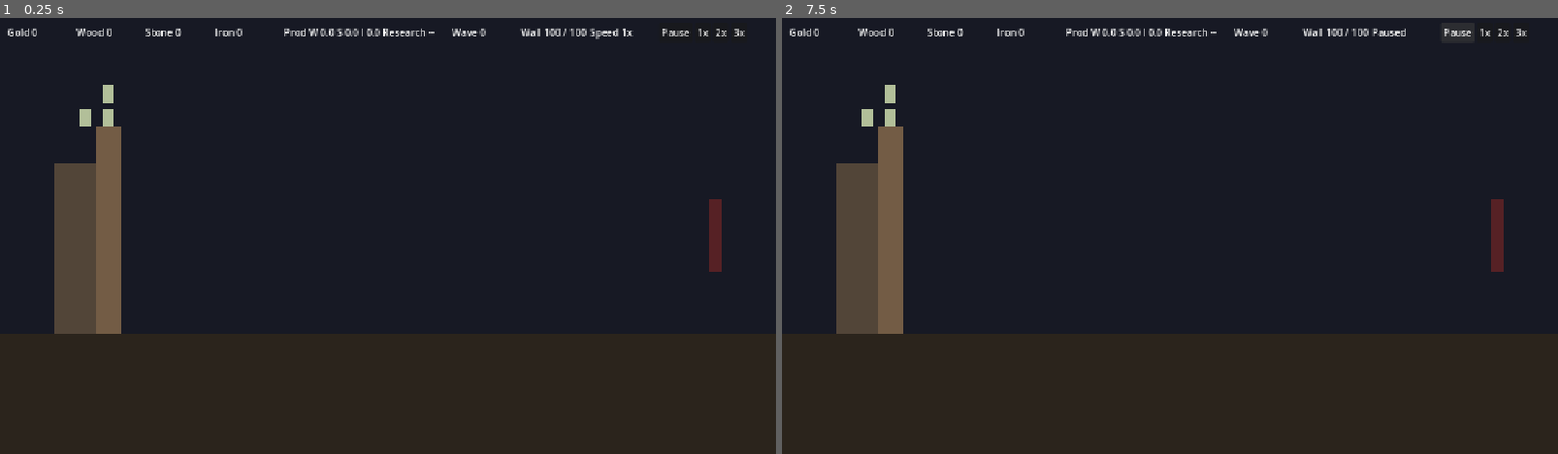
Above: before the commit, frames 1-2 (left to right).
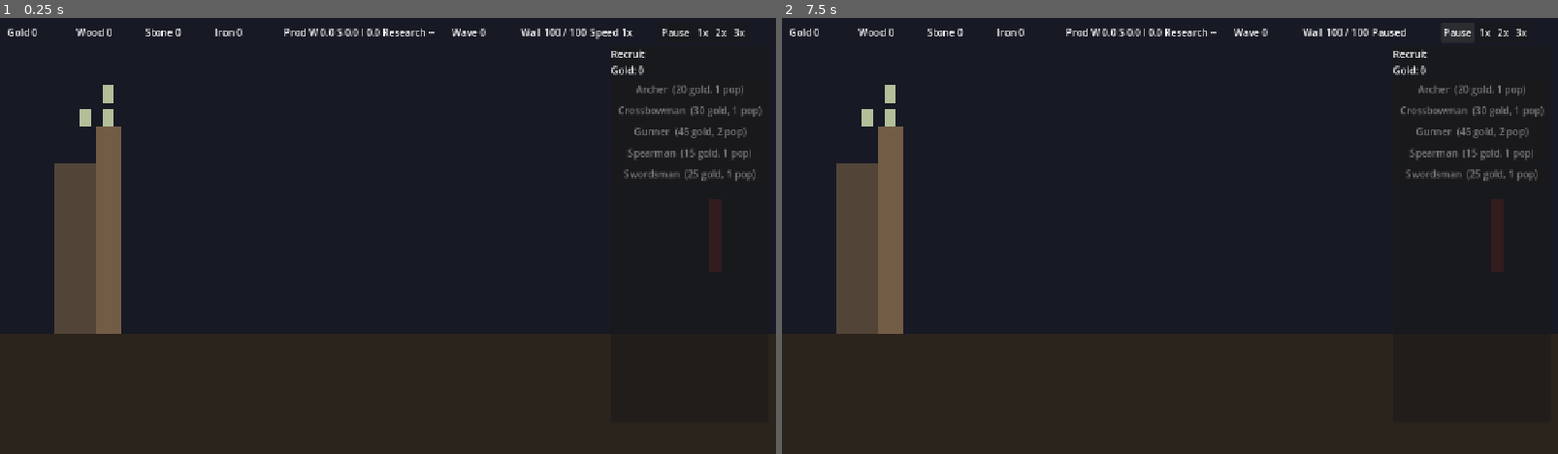
Above: after the commit, the same moments.

Repository: root-Shubh/the-last-wall
Game: Godot game, scene res://scenes/battlefield.tscn
Two runs of this game, one before a commit and one after it. Both use one fixed random seed, a clock stepped at 60 frames per second and the inputs below. This scene is started directly instead of the project's main scene.
Inputs:
- Up to frame 1 (0.25 s): no input
- Up to frame 2 (7.5 s): click "1x" at 0.5 s; click "2x" at 1.25 s; click "3x" at 2 s; click "1x" at 2.75 s; click "2x" at 3.5 s; click "3x" at 4.25 s; click "1x" at 5 s; click "2x" at 5.75 s; click "3x" at 6.5 s; click "Pause" at 7.25 s

The runs differ from the first frame. In frame 1, 1.1% of the frame differs, in the area x 78-99%, y 7-59%; in frame 2, 1.1%.

Commit message:
SVTLW-100 #comment wire M2 construction, production, effects and generator into the battlefield
Co-Authored-By: Claude Haiku 5.5 <noreply@anthropic.com>

Diff:
--- a/game/scripts/battlefield.gd
+++ b/game/scripts/battlefield.gd
@@ -20,8 +20,22 @@
 var hud: TopBar
 var settings: SettingsStore
 var damage_numbers: DamageNumbers
+var constructions: ConstructionManager
+var production: ProductionManager
+var effects: EffectPool
+var context_panel: ContextPanel
+## Fixed build slots on the fortress, indexed by slot number (SVTLW-100).
+const SLOT_POSITIONS: Array[Vector2] = [Vector2(130.0, 170.0), Vector2(130.0, 540.0), Vector2(60.0, 360.0), Vector2(60.0, 250.0)]
+## Gold per upgrade level: upgrading from level n costs UPGRADE_GOLD_PER_LEVEL * n.
+const UPGRADE_GOLD_PER_LEVEL: int = 25
+## Radius of the explosion raised by a defence structure's shot.
+const EXPLOSION_RADIUS: float = 40.0
+## Built defence structures by building id. A building can only be built once.
+var _defences: Dictionary = {}
 ## Number of screen shakes started, for tests.
 var shake_count: int = 0
+var _shake_strength: float = 0.0
+var _shake_tick: int = 0
 var _built: bool = false
 
 
@@ -54,17 +68,74 @@
 	hud = TopBar.new()
 	add_child(hud)
 	hud.bind(game_state, clock, waves, wall)
+	hud.bind_production(production)
+	context_panel.select_recruitment()
 
 
 ## Shakes the battlefield briefly. Does nothing when screen shake is turned off (SVTLW-37).
+## The offset decays over ticks in _on_tick, through ScreenShake.shake_offset (SVTLW-100).
 func shake(strength: float) -> void:
 	ensure_ready()
 	if not settings.screen_shake_enabled:
 		return
 	shake_count += 1
-	var tween: Tween = create_tween()
-	tween.tween_property(self, "position", Vector2(strength, -strength * 0.5), 0.05)
-	tween.tween_property(self, "position", Vector2.ZERO, 0.1)
+	_shake_strength = strength
+	_shake_tick = 0
+
+
+func _update_shake() -> void:
+	if _shake_strength <= 0.0:
+		return
+	position = ScreenShake.shake_offset(_shake_strength, _shake_tick, settings.screen_shake_enabled)
+	_shake_tick += 1
+	if _shake_tick >= ScreenShake.DECAY_TICKS:
+		_shake_strength = 0.0
+		position = Vector2.ZERO
+
+
+## Starts a build on a fixed slot. Returns false and spends nothing when it is refused (SVTLW-100).
+func build(building_id: String, slot: int) -> bool:
+	ensure_ready()
+	if slot < 0 or slot >= SLOT_POSITIONS.size():
+		return false
+	return constructions.start_construction(building_id, slot)
+
+
+## First fixed slot with nothing built or building on it. -1 when every slot is taken.
+func free_slot() -> int:
+	ensure_ready()
+	for slot: int in range(SLOT_POSITIONS.size()):
+		if constructions.is_slot_free(slot):
+			return slot
+	return -1
+
+
+## Buys one level for a built defence structure or a registered production building (SVTLW-100).
+## Refuses with no spend when the building is at max level or not built.
+func upgrade_building(building_id: String) -> bool:
+	ensure_ready()
+	var structure: DefenceStructure = _defences.get(building_id, null)
+	var level: int = 0
+	var max_level: int = 0
+	if structure != null:
+		level = structure.level
+		max_level = structure.max_level
+	elif production.is_registered(building_id):
+		level = production.level_of(building_id)
+		max_level = maxi(production.definition(building_id).max_level, 1)
+	else:
+		return false
+	if level >= max_level:
+		return false
+	var cost: int = UPGRADE_GOLD_PER_LEVEL * level
+	if not game_state.spend_gold(cost):
+		return false
+	var done: bool = structure.upgrade() if structure != null else production.upgrade(building_id)
+	if not done:
+		game_state.refund_gold(cost)
+		return false
+	_sound("upgrade")
+	return true
 
 
 ## Starts the next wave from the catalog. Returns false if one is already running.
@@ -89,17 +160,38 @@
 	waves = WaveManager.new()
 	waves.catalog = load("res://resources/waves/m1_catalog.tres")
 	add_child(waves)
+
+	waves.generator = WaveGenerator.new()
+	waves.generator.stage_table = load("res://resources/waves/wave_stages.tres")
 
 	enemies = EnemyManager.new()
 	enemies.definitions = [
 		load("res://resources/enemies/undead_infantry.tres"),
 		load("res://resources/enemies/runner.tres"),
 		load("res://resources/enemies/armoured_brute.tres"),
+		load("res://resources/enemies/climber.tres"),
+		load("res://resources/enemies/shield_bearer.tres"),
 	]
 	add_child(enemies)
 
 	projectiles = ProjectilePool.new()
 	add_child(projectiles)
+
+	effects = EffectPool.new()
+	add_child(effects)
+
+	var building_defs: Array[BuildingDefinition] = []
+	for id: String in ["tower", "archer_platform", "lumber_mill", "quarry", "iron_mine"]:
+		building_defs.append(load("res://resources/buildings/%s.tres" % id))
+	constructions = ConstructionManager.new()
+	constructions.definitions = building_defs
+	constructions.state = game_state
+	add_child(constructions)
+
+	production = ProductionManager.new()
+	production.definitions = building_defs
+	production.state = game_state
+	add_child(production)
 
 	units = UnitManager.new()
 	units.unit_definitions = [
@@ -132,6 +224,10 @@
 	upgrades.state = game_state
 	add_child(upgrades)
 
+	context_panel = ContextPanel.new()
+	add_child(context_panel)
+	context_panel.bind(units, game_state, constructions)
+
 
 ## Base wall health before upgrades (SVTLW-39).
 const BASE_WALL_MAX_HEALTH: int = 100
@@ -162,6 +258,14 @@
 		wall.attack(damage)
 		_sound("wall_impact")
 		shake(clampf(damage, 1.0, 6.0)))
+	# Climbers ignore wall armour (SVTLW-57), so their damage goes straight through.
+	enemies.wall_attacked_unarmoured.connect(func(damage: float) -> void:
+		wall.attack_unarmoured(damage)
+		_sound("wall_impact")
+		shake(clampf(damage, 1.0, 6.0)))
+	constructions.construction_completed.connect(_on_construction_completed)
+	projectiles.explosion_requested.connect(func(at: Vector2) -> void:
+		effects.spawn_explosion(effects.to_local(at), EXPLOSION_RADIUS))
 	waves.wave_started.connect(func(_n: int) -> void: _sound("wave_start"))
 	waves.wave_completed.connect(func(_n: int) -> void: _sound("wave_end"))
 	rewards.reward_granted.connect(func(_a: int, _r: String) -> void: _sound("reward"))
@@ -181,6 +285,12 @@
 	units.on_tick(tick_index, enemies.enemies)
 	projectiles.on_tick(tick_index)
 	wall.on_tick(tick_index)
+	constructions.on_tick(tick_index)
+	production.on_tick(tick_index)
+	for structure: DefenceStructure in _defences.values():
+		structure.on_tick(tick_index, enemies.enemies)
+	effects.on_tick(tick_index)
+	_update_shake()
 	# Autosave runs after every system has finished this tick, never in the middle of one (SVTLW-45).
 	if _autosave_pending:
 		_autosave_pending = false
@@ -189,6 +299,23 @@
 
 func _on_wave_completed(_wave_number: int) -> void:
 	_autosave_pending = true
+
+
+## A finished tower or archer platform gets a DefenceStructure on its slot. A production building is registered (SVTLW-100).
+func _on_construction_completed(building_id: String, slot: int) -> void:
+	var data: BuildingDefinition = constructions.definition(building_id)
+	if data.attack_damage > 0.0:
+		var structure: DefenceStructure = DefenceStructure.new()
+		structure.setup(data, slot, SLOT_POSITIONS[slot])
+		structure.fire_requested.connect(_on_defence_fire)
+		add_child(structure)
+		_defences[building_id] = structure
+	production.register(building_id)
+
+
+func _on_defence_fire(origin: Vector2, target: Enemy, damage: float) -> void:
+	projectiles.fire(origin, target, damage, true)
+	_sound("shot")
 
 
 ## Save and load (SVTLW-44, SVTLW-45). Game state is saved by SaveManager. The battlefield adds
@@ -238,6 +365,7 @@
 	for entry: Variant in saved.get("archers", []):
 		if typeof(entry) == TYPE_ARRAY and entry.size() == 2:
 			units.restore_unit("archer", Vector2(float(entry[0]), float(entry[1])))
+	production.load_from_state()
 	return true
 
 
@@ -255,7 +383,8 @@
 func _on_projectile_hit(target: Enemy, damage: float) -> void:
 	if is_instance_valid(target):
 		damage_numbers.show_hit(target.global_position, damage)
-		target.take_damage(damage)
+		enemies.damage_enemy(target, damage)
+		effects.spawn_impact(effects.to_local(target.global_position))
 		_sound("hit")
 
 
--- a/game/scripts/projectile.gd
+++ b/game/scripts/projectile.gd
@@ -13,6 +13,8 @@
 var target: Enemy = null
 var damage: float = 0.0
 var in_flight: bool = false
+## True for shots from defence structures: a hit there also raises an explosion (SVTLW-100).
+var explosive: bool = false
 
 
 func launch(origin: Vector2, aim_at: Enemy, amount: float) -> void:
--- a/game/systems/construction_manager.gd
+++ b/game/systems/construction_manager.gd
@@ -86,6 +86,10 @@
 			construction_completed.emit(building_id, slot)
 
 
+func is_slot_free(slot: int) -> bool:
+	return slot >= 0 and not _slot_owner.has(slot)
+
+
 func is_built(building_id: String) -> bool:
 	return _completed.has(building_id)
 
--- a/game/systems/projectile_pool.gd
+++ b/game/systems/projectile_pool.gd
@@ -4,6 +4,8 @@
 extends Node2D
 
 signal projectile_hit(target: Enemy, damage: float)
+## Emitted with the hit point when an explosive shot lands (SVTLW-100).
+signal explosion_requested(at: Vector2)
 
 @export var initial_size: int = 64
 
@@ -28,7 +30,7 @@
 
 
 ## Launches a projectile from origin at an enemy. Returns null when no target is given.
-func fire(origin: Vector2, target: Enemy, damage: float) -> Projectile:
+func fire(origin: Vector2, target: Enemy, damage: float, explosive: bool = false) -> Projectile:
 	if target == null:
 		return null
 	_warm()
@@ -38,6 +40,7 @@
 	var projectile: Projectile = _idle.pop_back()
 	_active.append(projectile)
 	projectile.launch(origin, target, damage)
+	projectile.explosive = explosive
 	return projectile
 
 
@@ -58,15 +61,20 @@
 	var projectile: Projectile = Projectile.new()
 	add_child(projectile)
 	projectile.visible = false
-	projectile.hit.connect(_on_hit)
+	projectile.hit.connect(_on_hit.bind(projectile))
 	projectile.expired.connect(_on_done)
 	total_created += 1
 	_idle.append(projectile)
 
 
-func _on_hit(target: Enemy, damage: float) -> void:
+func _on_hit(target: Enemy, damage: float, projectile: Projectile) -> void:
+	var at: Vector2 = target.global_position if is_instance_valid(target) else projectile.global_position
+	var explosive: bool = projectile.explosive
+	projectile.explosive = false
 	_release_current()
 	projectile_hit.emit(target, damage)
+	if explosive:
+		explosion_requested.emit(at)
 
 
 func _on_done(_projectile: Projectile) -> void:
--- a/game/systems/wall_manager.gd
+++ b/game/systems/wall_manager.gd
@@ -58,6 +58,13 @@
 	state.damage_wall(roundi(dealt))
 
 
+## Applies an attack that ignores armour, such as a climber's (SVTLW-57). Raw damage goes straight to health.
+func attack_unarmoured(amount: float) -> void:
+	if _destroyed or state == null:
+		return
+	state.damage_wall(roundi(maxf(amount, 0.0)))
+
+
 ## Repair runs on simulation ticks so pausing also pauses repair.
 func on_tick(_tick_index: int) -> void:
 	if _destroyed or state == null or repair_per_second <= 0.0:
--- a/game/systems/wave_manager.gd
+++ b/game/systems/wave_manager.gd
@@ -47,7 +47,11 @@
 
 func _get_definition(wave_number: int) -> WaveDefinition:
 	if generator != null:
-		return generator.generate(wave_number)
+		var generated: WaveDefinition = generator.generate(wave_number)
+		if generated != null:
+			return generated
+	if catalog == null:
+		return null
 	return catalog.get_wave(wave_number)
 
 
--- /dev/null
+++ b/game/tests/test_m2_integration.gd
@@ -0,0 +1,107 @@
+## Headless integration test: M2 systems wired into the live battlefield (SVTLW-100).
+## Run: godot --headless --path game -s res://tests/test_m2_integration.gd
+extends SceneTree
+
+var _failures: int = 0
+
+
+func _initialize() -> void:
+	var state: Node = root.get_node("GameState")
+	_test_tower_builds_and_fires(state)
+	_test_lumber_mill_adds_wood(state)
+	_test_generator_drives_waves(state)
+	_test_unarmoured_wall_damage(state)
+	_test_upgrade_refused_at_max(state)
+
+	print("RESULT: %s (%d failure(s))" % ["PASS" if _failures == 0 else "FAIL", _failures])
+	quit(0 if _failures == 0 else 1)
+
+
+func _check(condition: bool, label: String) -> void:
+	if condition:
+		print("  ok   - %s" % label)
+	else:
+		_failures += 1
+		print("  FAIL - %s" % label)
+
+
+func _field(state: Node) -> Battlefield:
+	state.reset()
+	state.add_gold(1000)
+	var field: Battlefield = load("res://scenes/battlefield.tscn").instantiate()
+	field.game_state = state
+	root.add_child(field)
+	field.ensure_ready()
+	return field
+
+
+## Ticks until the condition holds or the limit is reached. Returns the ticks run.
+func _tick_until(field: Battlefield, done: Callable, limit: int) -> int:
+	var ticks: int = 0
+	while not done.call() and ticks < limit:
+		field.step_ticks(1)
+		ticks += 1
+	return ticks
+
+
+func _test_tower_builds_and_fires(state: Node) -> void:
+	print("tower builds and fires")
+	var field: Battlefield = _field(state)
+	_check(field.build("tower", 0) and state.gold == 940, "tower build starts and spends 60 gold")
+	var built: int = _tick_until(field, func() -> bool: return field.constructions.is_built("tower"), 200)
+	_check(field.constructions.is_built("tower") and built >= 50, "tower completes after its build time (%d ticks)" % built)
+	var enemy: Enemy = field.enemies.spawn("undead_infantry")
+	var fired: int = _tick_until(field, func() -> bool: return enemy.health < enemy.definition.max_health, 2000)
+	_check(enemy.health < enemy.definition.max_health, "tower fires at the spawned enemy (%d ticks)" % fired)
+	field.free()
+
+
+func _test_lumber_mill_adds_wood(state: Node) -> void:
+	print("lumber mill")
+	var field: Battlefield = _field(state)
+	var wood_before: int = state.wood
+	_check(field.build("lumber_mill", field.free_slot()), "lumber mill build starts on a free slot")
+	_tick_until(field, func() -> bool: return field.constructions.is_built("lumber_mill"), 200)
+	_check(field.production.is_registered("lumber_mill"), "completed lumber mill is registered for production")
+	field.step_ticks(40)
+	_check(state.wood > wood_before, "wood rises after production intervals (%d -> %d)" % [wood_before, state.wood])
+	field.free()
+
+
+func _test_generator_drives_waves(state: Node) -> void:
+	print("generator drives waves")
+	var field: Battlefield = _field(state)
+	var expected: WaveDefinition = field.waves.generator.generate(1) if field.waves.generator != null else null
+	_check(expected != null, "battlefield waves use a generator that returns wave 1")
+	var spawned: Array[String] = []
+	field.waves.enemy_spawn_requested.connect(func(id: String) -> void: spawned.append(id))
+	_check(field.start_wave() and field.waves.current_wave == 1, "wave 1 starts")
+	_tick_until(field, func() -> bool: return not field.waves.is_running(), 5000)
+	_check(expected != null and spawned.size() == expected.enemy_count, "wave 1 spawns the generator's enemy count")
+	var all_match: bool = expected != null and spawned.all(func(id: String) -> bool: return id == expected.enemy_type_id)
+	_check(all_match and not spawned.is_empty(), "wave 1 enemy type matches the generator")
+	field.free()
+
+
+func _test_unarmoured_wall_damage(state: Node) -> void:
+	print("unarmoured wall damage")
+	var field: Battlefield = _field(state)
+	var start: int = state.wall_health
+	field.enemies.wall_attacked_unarmoured.emit(10.0)
+	_check(state.wall_health == start - 10, "unarmoured attack takes full damage (no armour)")
+	field.enemies.wall_attacked.emit(10.0)
+	_check(state.wall_health == start - 19, "armoured attack still loses armour (10 - 1 = 9)")
+	field.free()
+
+
+func _test_upgrade_refused_at_max(state: Node) -> void:
+	print("upgrades")
+	var field: Battlefield = _field(state)
+	_check(not field.upgrade_building("tower") and state.gold == 1000, "upgrade of an unbuilt tower is refused with no spend")
+	field.build("tower", 0)
+	_tick_until(field, func() -> bool: return field.constructions.is_built("tower"), 200)
+	var gold: int = state.gold
+	_check(field.upgrade_building("tower") and state.gold == gold - 25, "first upgrade is charged 25 gold")
+	_check(field.upgrade_building("tower") and state.gold == gold - 75, "second upgrade is charged 50 gold")
+	_check(not field.upgrade_building("tower") and state.gold == gold - 75, "upgrade at max level is refused with no spend")
+	field.free()
--- a/game/ui/battle_controls.gd
+++ b/game/ui/battle_controls.gd
@@ -27,6 +27,8 @@
 	add_child(row)
 	_button(row, "Recruit Archer", func() -> void: recruit())
 	_button(row, "Start Wave", func() -> void: start_wave())
+	_button(row, "Build Tower", func() -> void: build_building("tower"))
+	_button(row, "Build Production", func() -> void: build_building("lumber_mill"))
 	_button(row, "Save", func() -> void: save())
 	_button(row, "Quit", func() -> void: quit_requested.emit())
 
@@ -43,6 +45,13 @@
 	return field != null and field.start_wave()
 
 
+## Starts a build on the first free fixed slot through the battlefield. False when refused or no slot is free.
+func build_building(building_id: String) -> bool:
+	if field == null:
+		return false
+	return field.build(building_id, field.free_slot())
+
+
 func save() -> bool:
 	return field != null and field.save_now()
 
